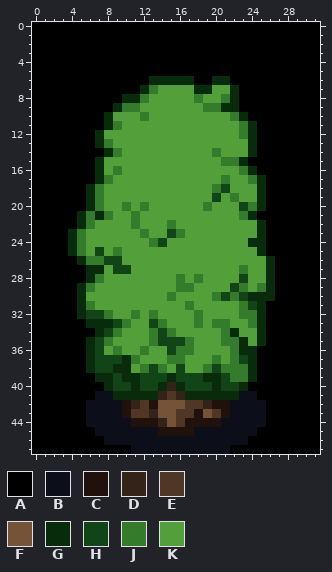
One commit to this pixel-art sprite: src/main/resources/hundreddays/objects/trees/tree3.png. Above, as it was before the edit.
The file is 32x48 pixels.
Palette (. is transparent): A #000000  B #0c0e1a  C #21110d  D #342319  E #503625  F #755338  G #082b0c  H #114517  J #347b2c  K #53a03b
Pixels before, first column x 0:
 0 AAAAAAAAAAAAAAAAAAAAAAAAAAAAAAAA
 1 AAAAAAAAAAAAAAAAAAAAAAAAAAAAAAAA
 2 AAAAAAAAAAAAAAAAAAAAAAAAAAAAAAAA
 3 AAAAAAAAAAAAAAAAAAAAAAAAAAAAAAAA
 4 AAAAAAAAAAAAAAAAAAAAAAAAAAAAAAAA
 5 AAAAAAAAAAAAAAAAAAAAAAAAAAAAAAAA
 6 AAAAAAAAAAAAAGGGGGAAGGAAAAAAAAAA
 7 AAAAAAAAAAAAGJKKKKGGKKGAAAAAAAAA
 8 AAAAAAAAAAGGJKKKKKJKKJGAAAAAAAAA
 9 AAAAAAAAAGJJKKKKKKKJJGGAAAAAAAAA
10 AAAAAAAAGKKKJKKKKKKKKKJGAAAAAAAA
11 AAAAAAAAGJKKKKKKKKKKKKKJGAAAAAAA
12 AAAAAAAGKKKKKKKKKKKKKKKJGAAAAAAA
13 AAAAAAAGJKKKKKKKKKKKKKKKGAAAAAAA
14 AAAAAAAAGJKKKKKKKKKKJKKKGAAAAAAA
15 AAAAAAAGKKKKKKKKKKKKKJJGAAAAAAAA
16 AAAAAAAGKJKKKKKKKKKKKKKJGAAAAAAA
17 AAAAAAAGJKKKKKKKKKKKKJKKJGAAAAAA
18 AAAAAAGJKKKKKKKKKKKKJHKKKGAAAAAA
19 AAAAAAGJKKKKKKKKKKKKHKJKKGAAAAAA
20 AAAAAAGJKKJKJKKKKKKJKKKHJGAAAAAA
21 AAAAAGJGJKKJKKKKKKKKKKKJGAAAAAAA
22 AAAAAGJKKKKJKKKJKKKKKKKKKGAAAAAA
23 AAAAGJKKKKKKJKKHJKKKKKKKKGAAAAAA
24 AAAAGJKKKKKKKJHKKKKKKKKKGGAAAAAA
25 AAAAGJKHKJKKKKKKKKKKKKKKKGAAAAAA
26 AAAAAGJJHHKKKKKKKKKKKKKKKKGAAAAA
27 AAAAAAGGKHHKKKKKKKKKKKKJKKGAAAAA
28 AAAAAAGJKKKKKKKKJKJKKKKHKKGAAAAA
29 AAAAAGJKKKKKKKKKJJKKKKHJKJGAAAAA
30 AAAAAGKKKKKKKKKJKKKKJHJHGGGAAAAA
31 AAAAAGJKKKKKKKKKKJKKKKKJHGAAAAAA
32 AAAAAGHHJKKJKJKKKKJKKKKJJGAAAAAA
33 AAAAAAGGGHJKKHJKKKJKJJKKJGAAAAAA
34 AAAAAAAGHJKKKJHJKKKKKJGKKGAAAAAA
35 AAAAAAGHJKKKKJHHHJKKKJJGKGAAAAAA
36 AAAAAAGHKJKKJKKHJJKKKKJGGAAAAAAA
37 AAAAAAGHHHGJKKKJJKKKJKJHGAAAAAAA
38 AAAAAAGHHGGKJHJKHKKJHJJJGAAAAAAA
39 AAAAAAAGGHGGHHHGHHHGGHJJGAAAAAAA
40 AAAAAAAAGHHGHHGDGHHHGHHGAAAAAAAA
41 AAAAAAABBGGGGGDEDGGGGGGBBAAAAAAA
42 AAAAAABBBBCDECFFFEEDCCBBBBAAAAAA
43 AAAAAABBBBCEEDFFEECFECBBBBAAAAAA
44 AAAAAABBBBBCCCDFECCCCBBBBBAAAAAA
45 AAAAAAABBBBBBBCCCCBBBBBBBAAAAAAA
46 AAAAAAAABBBBBBBBBBBBBBBBAAAAAAAA
47 AAAAAAAAAAABBBBBBBBBBBAAAAAAAAAA
The same view after the edit:
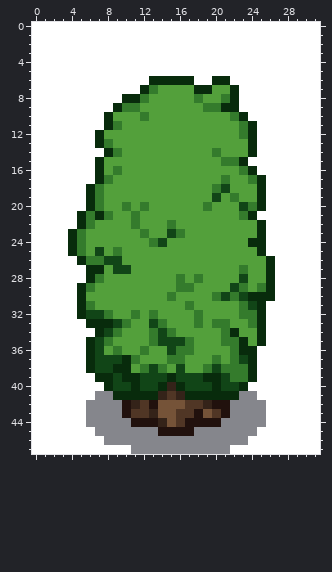
The edit:
colour A: #000000 -> #ffffff
colour B: #0c0e1a -> #85868c
